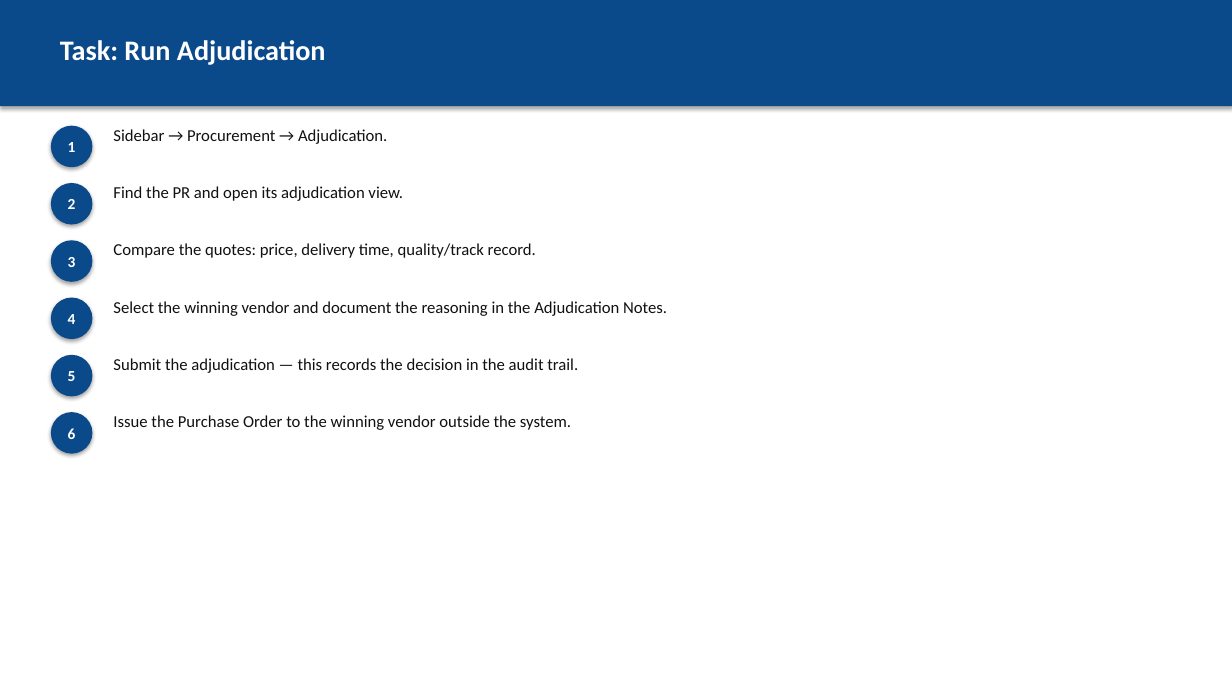
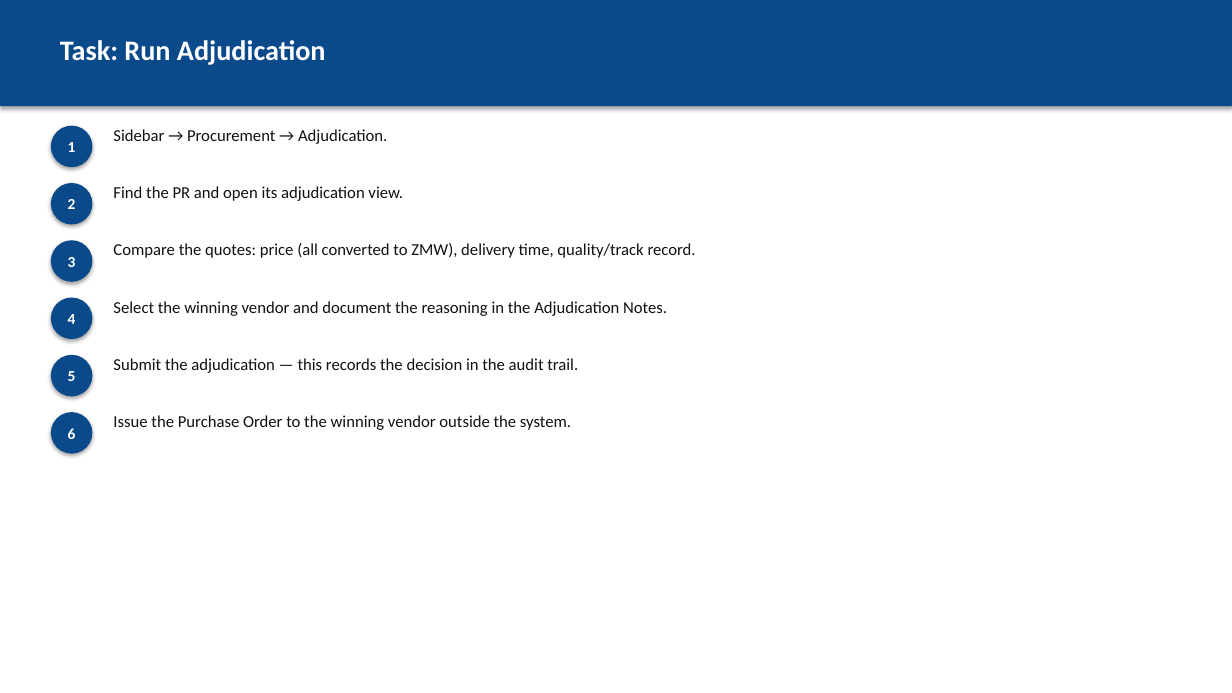
Before and after one commit to hetchsol/pras, a slide deck: slide 6 of docs/user-manual/05-procurement.pptx (slide 5 before the commit). Drawn at 1232x693 pixels with LibreOffice and Linux fonts; fonts in the diff are those of the drawing. Boxes give left, top, right and bottom in pixels: in the first picture for what was removed or moved away, otherwise in the second. Text is boxed around its words. In the diff, an @@ line names an element or a change of style, - is before the commit and + after.

```diff
--- a/docs/user-manual/05-procurement.pptx
+++ b/docs/user-manual/05-procurement.pptx
@@ text at [113, 243, 696, 258]: text changed @@
-Compare the quotes: price, delivery time, quality/track record.
+Compare the quotes: price (all converted to ZMW), delivery time, quality/track record.
```
Also in this commit, not shown: 5 other slides changed, 1 slide added, 8 other files.
